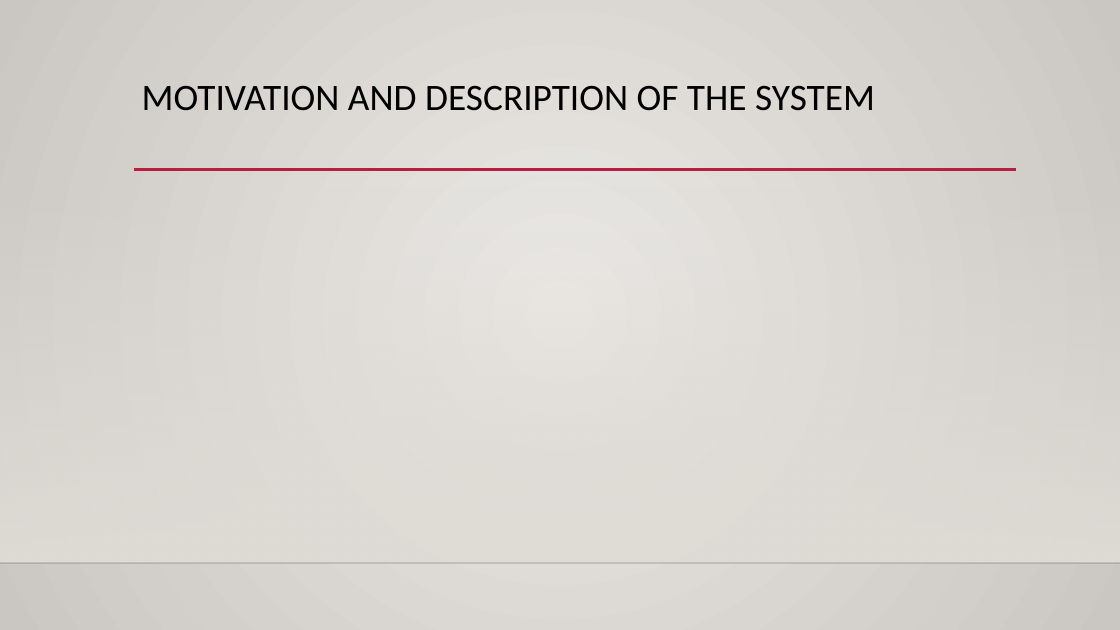
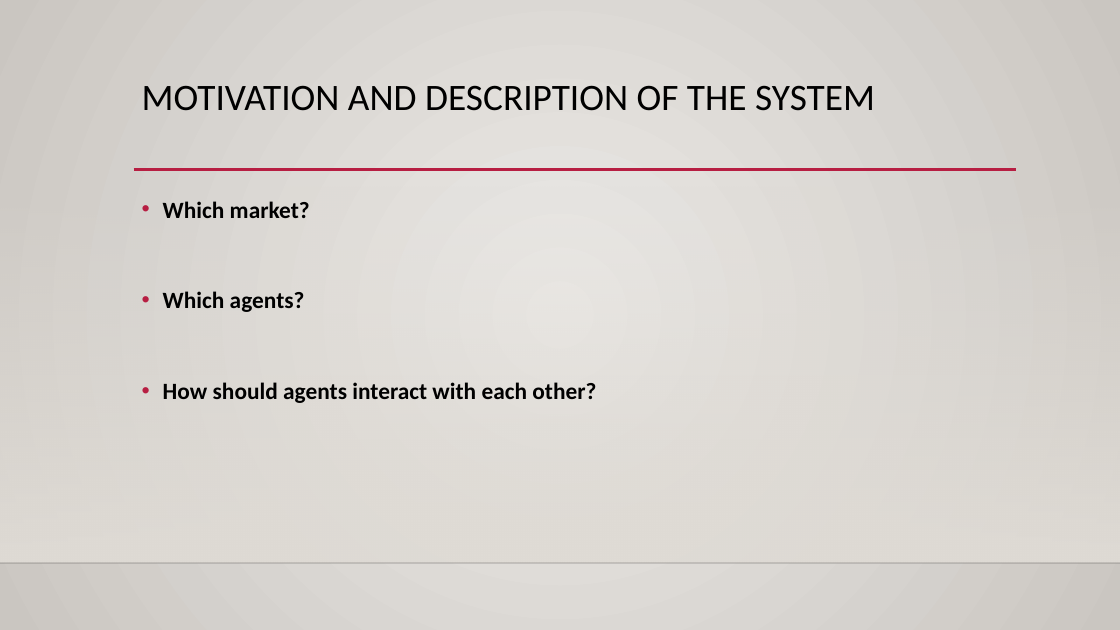
Before and after one commit to jorbush/MarketP2IAD, a slide deck: slide 4 of MarketDelivery/Market_JordiBonet_ClaraRivadulla.pptx. Drawn at 1120x630 pixels with LibreOffice and Linux fonts; fonts in the diff are those of the drawing; background and template pictures are left out. Boxes give left, top, right and bottom in pixels: in the first picture for what was removed or moved away, otherwise in the second. Text is boxed around its words. In the diff, an @@ line names an element or a change of style, - is before the commit and + after.

```diff
--- a/MarketDelivery/Market_JordiBonet_ClaraRivadulla.pptx
+++ b/MarketDelivery/Market_JordiBonet_ClaraRivadulla.pptx
@@ text added at box(163, 201, 596, 403), 20 pt, text #000000, bold @@
+• Which market?
+• Which agents?
+• How should agents interact with each other?
```
Also in this commit, not shown: 2 other files.
